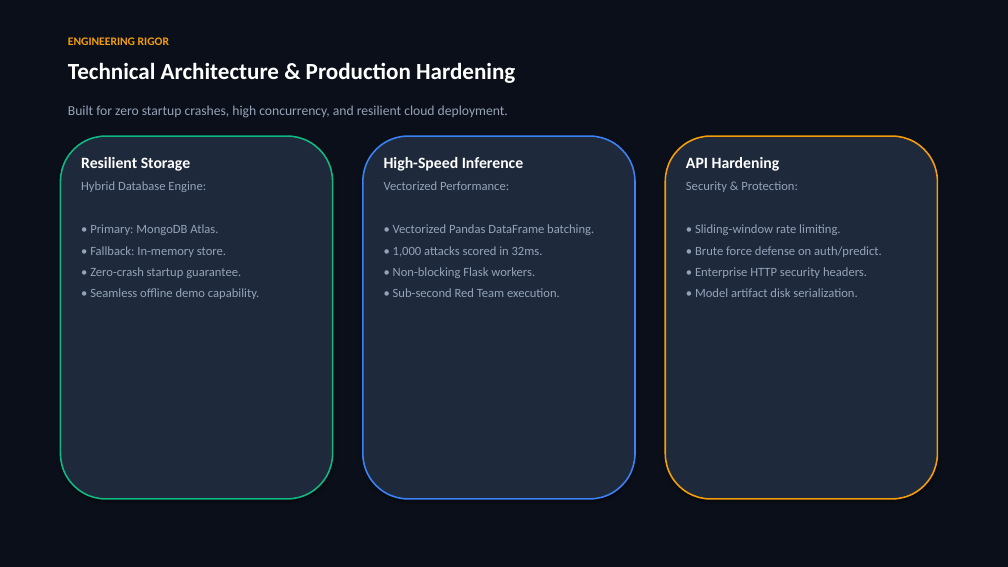
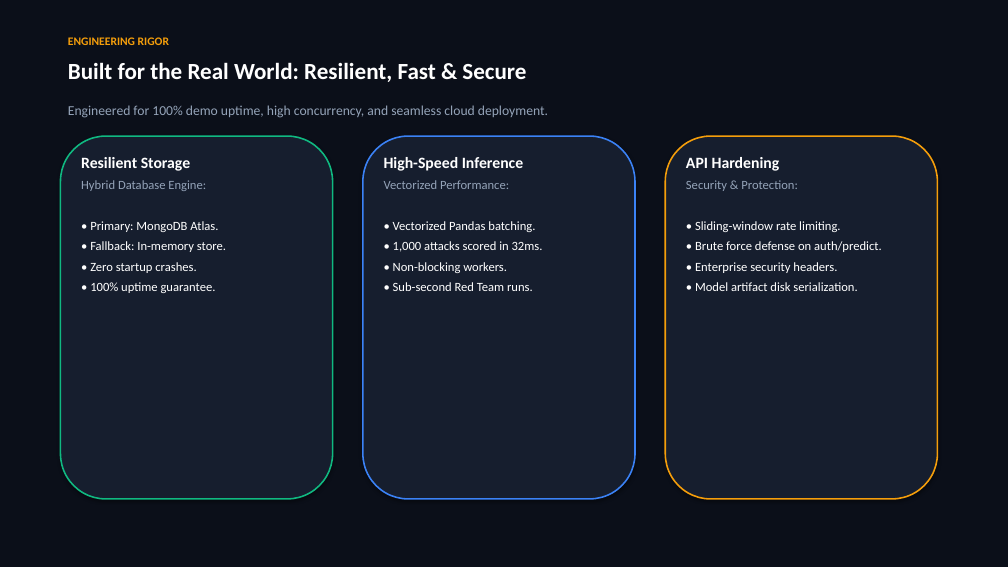
Before and after one commit to Abhay-s-8/defense, a slide deck: slide 11 of docs/AI_Defense_Lab_Presentation.pptx. Drawn at 1008x567 pixels with LibreOffice and Linux fonts; fonts in the diff are those of the drawing. Boxes give left, top, right and bottom in pixels: in the first picture for what was removed or moved away, otherwise in the second. Text is boxed around its words. In the diff, an @@ line names an element or a change of style, - is before the commit and + after.

```diff
--- a/docs/AI_Defense_Lab_Presentation.pptx
+++ b/docs/AI_Defense_Lab_Presentation.pptx
@@ text at box(68, 62, 526, 82): text changed @@
-Technical Architecture & Production Hardening
+Built for the Real World: Resilient, Fast & Secure
@@ text at box(68, 105, 548, 118): text changed @@
-Built for zero startup crashes, high concurrency, and resilient cloud deployment.
+Engineered for 100% demo uptime, high concurrency, and seamless cloud deployment.
@@ fill #1E293B to #161E2E in 3 elements at box(665, 136, 938, 499), box(363, 136, 635, 499), box(60, 136, 333, 499) @@
@@ text in rounded rectangle at box(81, 180, 226, 252): text colour #94A3B8 to #FFFFFF in "• Primary: MongoDB Atlas.", "• Fallback: In-memory store."; less space between paragraphs @@
@@ text in rounded rectangle at box(384, 180, 543, 252): text colour #94A3B8 to #FFFFFF in "• 1,000 attacks scored in 32ms."; less space between paragraphs @@
@@ text in rounded rectangle at box(686, 180, 882, 291): text colour #94A3B8 to #FFFFFF in "• Sliding-window rate limiting.", "• Brute force defense on auth/predict.", "• Model artifact disk serialization."; less space between paragraphs @@
@@ text in rounded rectangle at box(393, 221, 535, 232): text changed; text colour #94A3B8 to #FFFFFF @@
-• Vectorized Pandas DataFrame batching.
+• Vectorized Pandas batching.
@@ text in rounded rectangle at box(90, 262, 216, 293): text changed; text colour #94A3B8 to #FFFFFF @@
-• Zero-crash startup guarantee.
-• Seamless offline demo capability.
+• Zero startup crashes.
+• 100% uptime guarantee.
@@ text in rounded rectangle at box(393, 262, 533, 291): text changed; text colour #94A3B8 to #FFFFFF @@
-• Non-blocking Flask workers.
-• Sub-second Red Team execution.
+• Non-blocking workers.
+• Sub-second Red Team runs.
@@ text in rounded rectangle at box(695, 262, 837, 273): text changed; text colour #94A3B8 to #FFFFFF @@
-• Enterprise HTTP security headers.
+• Enterprise security headers.
```
Also in this commit, not shown: 10 other slides changed, 1 slide added, 1 slide removed, 2 other files.
